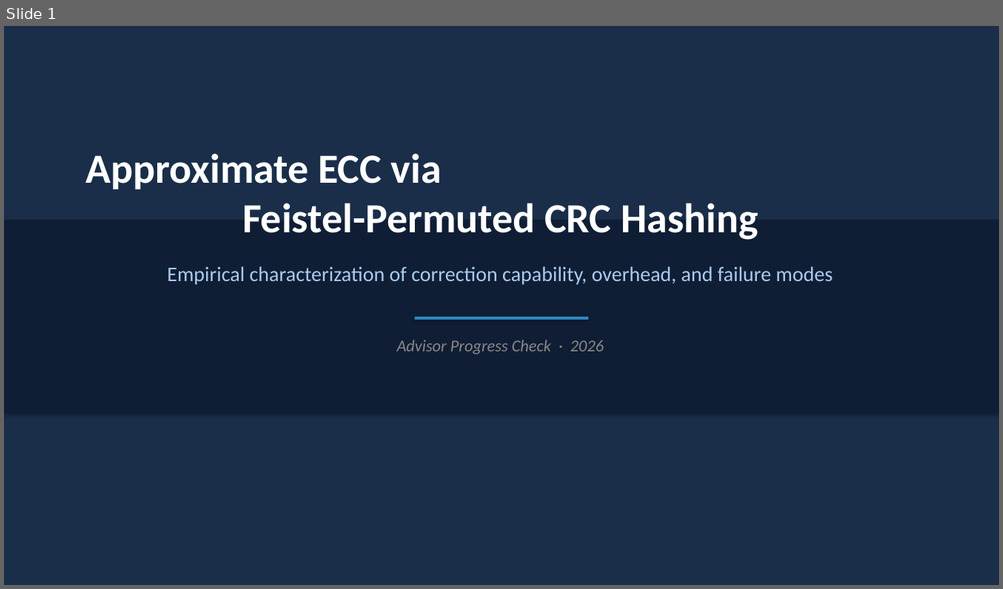
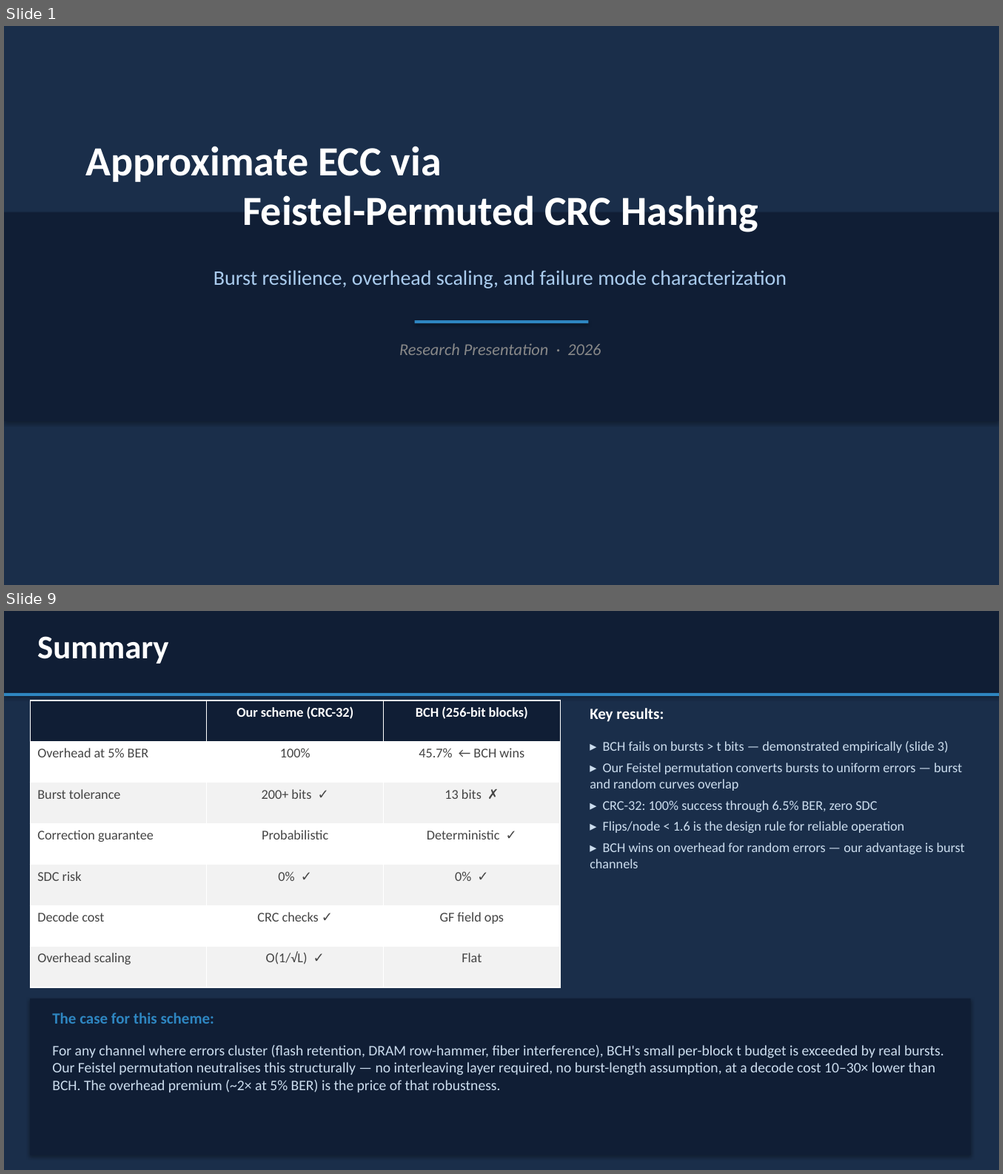
Before and after one commit to dmrlobo2002/approximate_ecc, a slide deck: advisor_slides.pptx. Shown one above the other, each under a label of ours: slide 1 before the commit, slides 1 and 9 after it; the slides between them are not shown. The pictures are 1003x589 and 1003x1174 pixels, drawn with LibreOffice and Linux fonts; fonts in the diff are those of the drawing. Boxes give left, top, right and bottom in pixels: in the first picture for what was removed or moved away, otherwise in the second. Text is boxed around its words. In the diff, an @@ line names an element or a change of style, - is before the commit and + after.

```diff
--- a/advisor_slides.pptx
+++ b/advisor_slides.pptx
@@ slide 9 added at [4,611,999,1170], background #FFFFFF @@
@@ rectangle added at [4,611,999,1170], fill #1A2E4A @@
@@ rectangle added at [4,611,999,693], fill #101E35 @@
@@ text added at [37,636,169,664], 32 pt, text #FFFFFF, bold @@
+Summary
@@ rectangle added at [4,693,999,696], fill #2E86C1 @@
@@ table added at [30,701,560,988], 7 rows, 3 columns @@
+ | Our scheme (CRC-32) | BCH (256-bit blocks)
+Overhead at 5% BER | 100% | 45.7% ← BCH wins
+Burst tolerance | 200+ bits ✓ | 13 bits ✗
+Correction guarantee | Probabilistic | Deterministic ✓
+SDC risk | 0% ✓ | 0% ✓
+Decode cost | CRC checks ✓ | GF field ops
+Overhead scaling | O(1/√L) ✓ | Flat
@@ text added at [589,708,663,722], 15 pt, text #FFFFFF, bold @@
+Key results:
@@ text added at [589,741,965,869], 13 pt, text #CCDDEE @@
+▸ BCH fails on bursts > t bits — demonstrated empirically (slide 3)
+▸ Our Feistel permutation converts bursts to uniform errors — burst and random curves overlap
+▸ CRC-32: 100% success through 6.5% BER, zero SDC
+▸ Flips/node < 1.6 is the design rule for reliable operation
+▸ BCH wins on overhead for random errors — our advantage is burst channels
@@ rectangle added at [30,999,970,1156], fill #101E35 @@
@@ text added at [52,1013,214,1024], 15 pt, text #2E86C1, bold @@
+The case for this scheme:
@@ text added at [52,1045,944,1093], 14 pt, text #CCDDEE @@
+For any channel where errors cluster (flash retention, DRAM row-hammer, fiber interference), BCH's small per-block t budget is exceeded by real bursts. Our Feistel permutation neutralises this structurally — no interleaving layer required, no burst-length assumption, at a decode cost 10–30× lower than BCH. The overhead premium (~2× at 5% BER) is the price of that robustness.
@@ slide 1 changed as well @@
@@ text "Approximate ECC via Feistel-Permuted CRC ...": place and size @@
-text "Approximate ECC via Feistel-Permuted CRC ..." at [86,153,758,240]
+text "Approximate ECC via Feistel-Permuted CRC ..." at [86,146,758,232]
@@ rectangle: place and size @@
-rectangle at [4,220,999,414]
+rectangle at [4,212,999,421]
@@ text at [213,270,786,289]: text changed @@
-Empirical characterization of correction capability, overhead, and failure modes
+Burst resilience, overhead scaling, and failure mode characterization
@@ rectangle: place and size @@
-rectangle at [415,317,588,320]
+rectangle at [415,321,588,323]
@@ text at [399,343,600,355]: text changed @@
-Advisor Progress Check · 2026
+Research Presentation · 2026
```
Also in this commit, not shown: 3 other slides changed, 4 other slides added, 9 slides removed, 4 other files.
